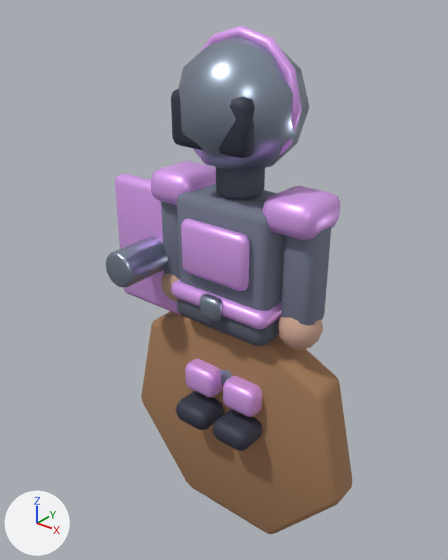
What one commit did to the Blender file assets-source/blender/characters/juggernaut.blend.
Camera for both pictures: a 50 mm lens placed at (1.7, -2.24, 2.21), pointed at (-0.12, 0.02, 0.8). The lights are fixed; the arrows at lower left show +X, +Y and +Z. The first picture is the older version.

The first picture shows 'arm.R', 'belt', 'chestPanel', 'crest.faceplate', 'crest.greatHelm', 'crest.rim', 'shield.face', 'shield.rim', 'shoulder.L', 'shoulder.R', 'torso', 'weapon.club' and 11 more.
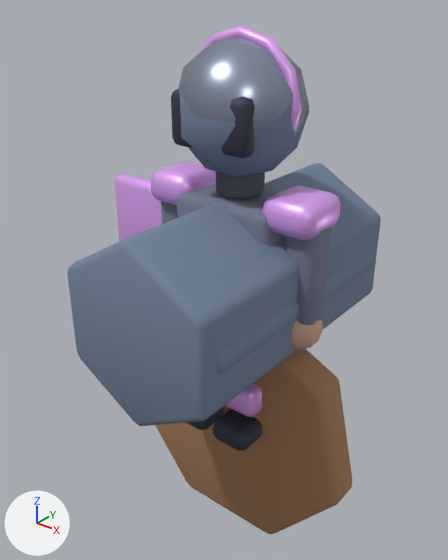
Changed parts and their boxes [x1, y1, x2, y2] in the pictures (448 x 560 px):
```json
{"object": "LOD2_PROXY_body", "change": "added", "after": [67, 163, 381, 426]}
{"object": "LOD2_PROXY_head", "change": "added", "after": [180, 94, 309, 176]}
{"object": "LOD1_PROXY_body", "change": "added", "after": [190, 198, 373, 375]}
{"object": "torso", "change": "unchanged, covered by the edit", "before": [177, 183, 285, 311], "after": [177, 183, 285, 245]}
{"object": "chestPanel", "change": "unchanged, covered by the edit", "before": [181, 219, 250, 291]}
{"object": "shield.rim", "change": "unchanged, covered by the edit", "before": [106, 237, 168, 287]}
{"object": "belt", "change": "unchanged, covered by the edit", "before": [171, 279, 282, 329]}
```

Scene script edits in JSON lines:
```json
{"op": "add", "block": "mat_mat_lodproxy", "code": ["mat_mat_lodproxy = principled_material('MAT_LODProxy')", "mat_mat_lodproxy.base_color = (0.18, 0.24, 0.34)  # greyish blue #76869e", "mat_mat_lodproxy.metallic = 0.05", "mat_mat_lodproxy.roughness = 0.92"]}
{"op": "add", "block": "me_icosphere_110", "code": ["me_icosphere_110 = bpy.data.meshes.new('Icosphere.110')", "me_icosphere_110.from_pydata(...)  # an icosphere of 80 faces spanning x -0.285..0.285, y -0.3..0.3, z -0.3..0.3", "me_icosphere_110.polygons.foreach_set('use_smooth', [True] * 80)", "me_icosphere_110.materials.append(mat_mat_lodproxy)  # greyish blue #76869e"]}
{"op": "add", "block": "me_cylinder_067", "code": ["me_cylinder_067 = bpy.data.meshes.new('Cylinder.067')", "me_cylinder_067.from_pydata(...)  # a 6-sided cylinder along z spanning x -0.4..0.4, y -0.46..0.46, z -0.75..0.75", "me_cylinder_067.polygons.foreach_set('use_smooth', [True] * 8)", "me_cylinder_067.materials.append(mat_mat_lodproxy)  # greyish blue #76869e"]}
{"op": "add", "block": "me_cylinder_066", "code": ["me_cylinder_066 = bpy.data.meshes.new('Cylinder.066')", "me_cylinder_066.from_pydata(...)  # an 8-sided cylinder along z spanning x -0.42..0.42, y -0.42..0.42, z -0.675..0.675", "me_cylinder_066.polygons.foreach_set('use_smooth', [True] * 10)", "me_cylinder_066.materials.append(mat_mat_lodproxy)  # greyish blue #76869e"]}
{"op": "add", "block": "ob_lod2_proxy_head", "code": ["ob_lod2_proxy_head = bpy.data.objects.new('LOD2_PROXY_head', me_icosphere_110)", "ob_lod2_proxy_head.parent = ob_lod2", "ob_lod2_proxy_head.location = (0.0, 1.68, 0.0)", "_m = ob_lod2_proxy_head.modifiers.new('soft bevel', 'BEVEL')", "_m.width = 0.02", "_m.width_pct = 0.02", "_m.segments = 2"]}
{"op": "add", "block": "ob_lod2_proxy_body", "code": ["ob_lod2_proxy_body = bpy.data.objects.new('LOD2_PROXY_body', me_cylinder_067)", "ob_lod2_proxy_body.parent = ob_lod2", "ob_lod2_proxy_body.location = (0.0, 0.84, 0.0)", "_m = ob_lod2_proxy_body.modifiers.new('soft bevel', 'BEVEL')", "_m.width = 0.035", "_m.width_pct = 0.035", "_m.segments = 2"]}
{"op": "add", "block": "ob_lod1_proxy_body", "code": ["ob_lod1_proxy_body = bpy.data.objects.new('LOD1_PROXY_body', me_cylinder_066)", "ob_lod1_proxy_body.parent = ob_lod1", "ob_lod1_proxy_body.location = (0.0, 0.84, 0.0)", "_m = ob_lod1_proxy_body.modifiers.new('soft bevel', 'BEVEL')", "_m.width = 0.035", "_m.width_pct = 0.035", "_m.segments = 2"]}
```
